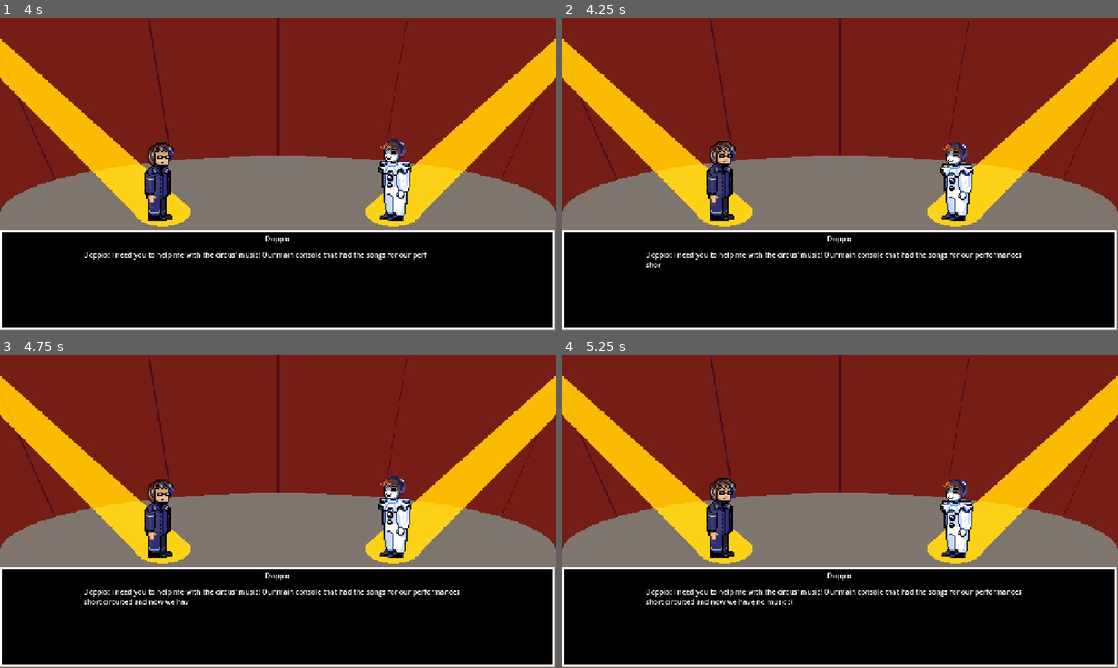
Above: before the commit, frames 1-4 (two rows, left to right).
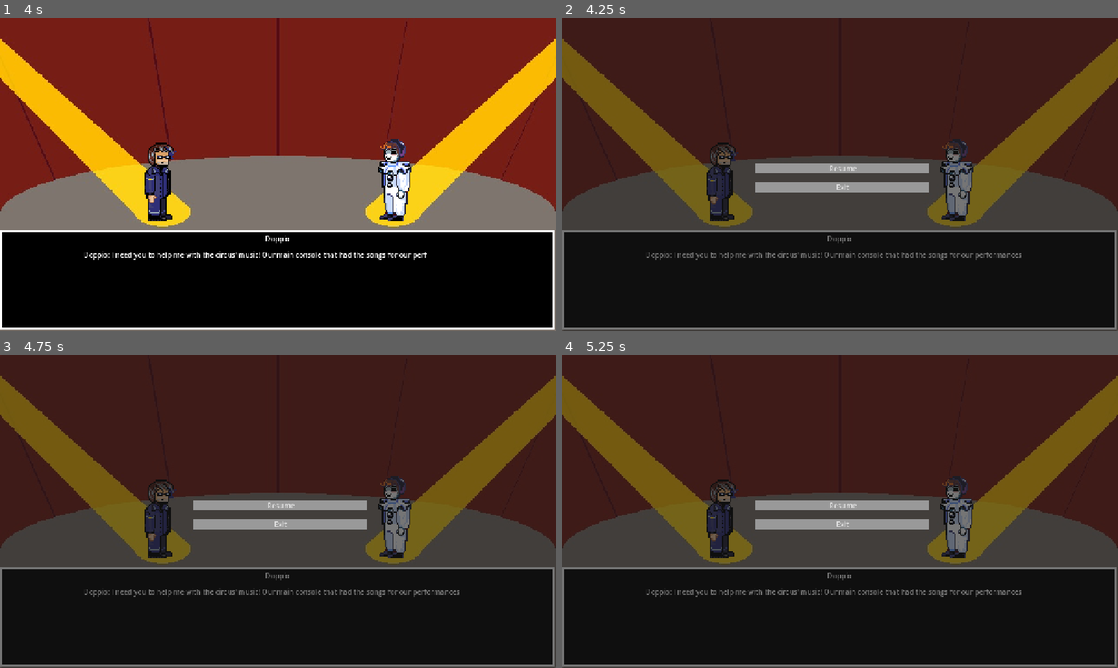
Above: after the commit, the same moments.

Repository: CAHSI-Game-Studios/CGS-project
Game: Godot game, scene res://games/gameB/scenes/GameBScene.tscn
Same seed, same stepped clock (60 frames per second), same inputs: the game is played once before the commit and once after it. This scene is started directly instead of the project's main scene. Sound files missing from this copy of the repository are replaced by a short silence.
Inputs (mouse positions are in pixels of both pictures, inside the frame that each line leads up to):
- Up to frame 1 (4 s): tap Enter (ui_accept) at 0.5, 0.77, 1.52, 3.02, 3.77 s; move the mouse to (400, 158) at 0.52 s; hold W (move_up) 0.53-1.28 s; tap D (d_note) at 0.6, 3.6 s; click (400, 158) at 0.67 s; move the mouse to (166, 190) at 1.27 s; hold S (move_down) 1.28-2.03 s; tap J (j_note) at 1.35 s; move the mouse to (333, 105) at 2.02 s; hold W (move_up) 2.03-3.53 s; tap K (k_note) at 2.1 s; move the mouse to (250, 237) at 2.77 s; tap T (open_terminal) at 2.85 s; click (250, 237) at 2.92 s; move the mouse to (444, 221) at 3.52 s; hold A (move_left) from 3.53 s (still down)
- Up to frame 2 (4.25 s): keep holding A (move_left); tap P (pause) at 4.15 s
- Up to frame 3 (4.75 s): keep holding A (move_left); move the mouse to (111, 464) at 4.27 s; tap J (j_note) at 4.35 s; tap Enter (ui_accept) at 4.52 s
- Up to frame 4 (5.25 s): move the mouse to (867, 511) at 5.02 s; release A (move_left) at 5.03 s; hold S (move_down) from 5.03 s (still down); tap K (k_note) at 5.1 s; click (867, 511) at 5.17 s

Frame 1 is identical in both runs. In frame 2, 70% of the frame differs, in the area x 0-100%, y 0-100%; in frame 3, 70%; in frame 4, 70%.

Commit message:
Added music to Game B

Diff:
--- a/src/games/gameB/scenes/GameBScene.tscn
+++ b/src/games/gameB/scenes/GameBScene.tscn
@@ -2,13 +2,18 @@
 
 [ext_resource type="Script" uid="uid://c8kuojmhcsipm" path="res://games/gameB/scripts/game_b_scene.gd" id="1_gcj08"]
 [ext_resource type="PackedScene" uid="uid://fccett110nfo" path="res://games/gameB/scenes/game_bplayer.tscn" id="3_svbff"]
+[ext_resource type="PackedScene" uid="uid://b0ghowbdn5mrx" path="res://core/scenes/pause_menu.tscn" id="3_uhp4j"]
 
 [node name="GameBScene" type="Node2D" unique_id=250904828]
 script = ExtResource("1_gcj08")
 
 [node name="WaitTime" type="Timer" parent="." unique_id=1233303639]
 
+[node name="MusicPlayer" type="AudioStreamPlayer" parent="." unique_id=1873402215]
+
 [node name="GameBplayer" parent="." unique_id=1405707498 instance=ExtResource("3_svbff")]
 position = Vector2(206, 960)
 
+[node name="PauseMenu" parent="." unique_id=2007257531 instance=ExtResource("3_uhp4j")]
+
 [connection signal="lane_pressed" from="GameBplayer" to="." method="_on_game_bplayer_lane_pressed"]
--- a/src/games/gameB/scripts/game_b_scene.gd
+++ b/src/games/gameB/scripts/game_b_scene.gd
@@ -10,6 +10,16 @@
 @onready var difficulty_select_scene = preload("res://games/gameB/scenes/Difficulty_Select.tscn")
 @onready var player = $GameBplayer
 @onready var end_scene = preload("res://games/gameB/scenes/EndScene.tscn")
+
+#Song played for the whole of game B. Swap it for any AudioStream.
+#The player inherits the tree pause, so it stops while the pause menu is open.
+@export var music: AudioStream = preload("res://core/music/arcade hub theme.wav"):
+	set(value):
+		music = value
+		if is_node_ready():
+			play_music()
+@export_range(-80.0, 6.0, 0.1) var music_volume_db: float = -6.0
+@onready var music_player: AudioStreamPlayer = $MusicPlayer
 #Keep track of the score to determine wether the game was won or lost
 
 #Tells the game to check wether win or lose was achieved
@@ -28,7 +38,19 @@
 
 ## Called when the game is added to the scene tree. Note that _ready is called BEFORE enter.
 func _ready() -> void:
+	music_player.finished.connect(music_player.play)
 	enter()
+
+func play_music() -> void:
+	if music_player.playing and music_player.stream == music:
+		return
+	music_player.stream = music
+	music_player.volume_db = music_volume_db
+	if music:
+		music_player.play()
+	else:
+		music_player.stop()
+
 func start_gameplay() -> void:
 	current_scene = gameplay_scene.instantiate()
 	current_scene.note_speed = note_speed
@@ -41,11 +63,13 @@
 	pass
 ## Called by the external system to start the game.
 func enter(_enterData: Variant = null) -> void:
+	play_music()
 	current_scene = CUTSCENE_SCENE.instantiate()
 	current_scene.cutscene_finished.connect(_on_cutscene_finished)
 	add_child(current_scene)
 ## Called by the external system before unloading. Each game is responsible for defining their exit function.
 func exit() -> void:
+	music_player.stop()
 	if remaining_rounds<=0:
 		Global.currency += 1
 	request_exit()
